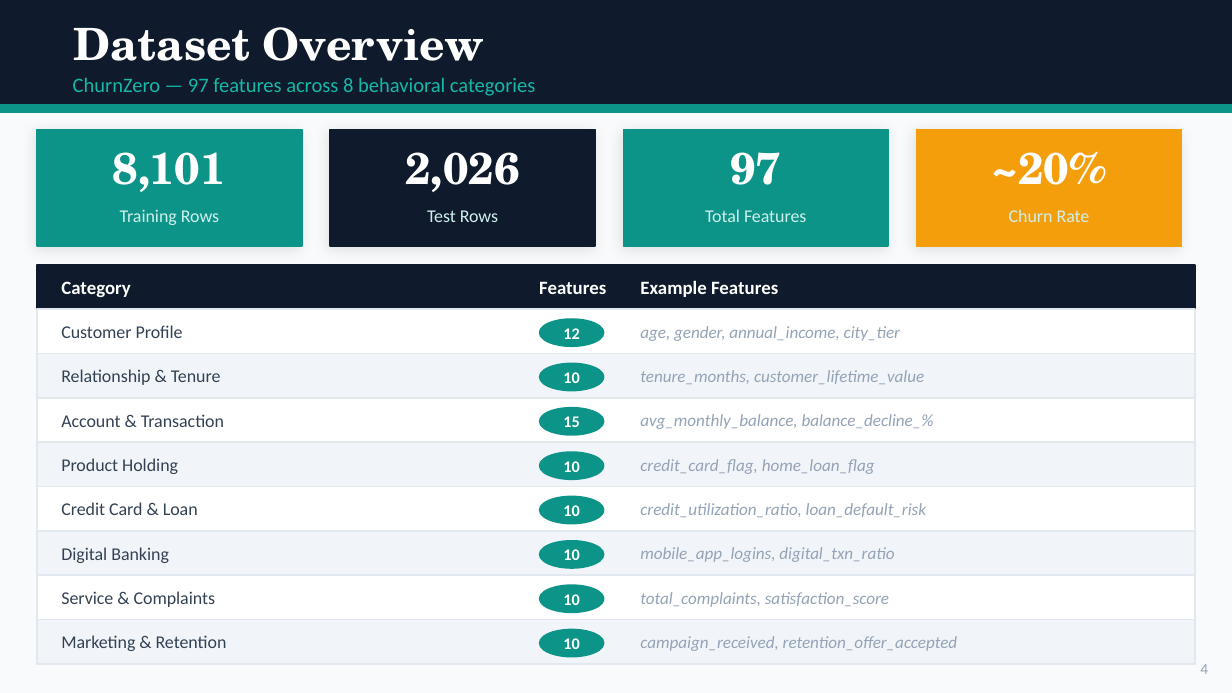
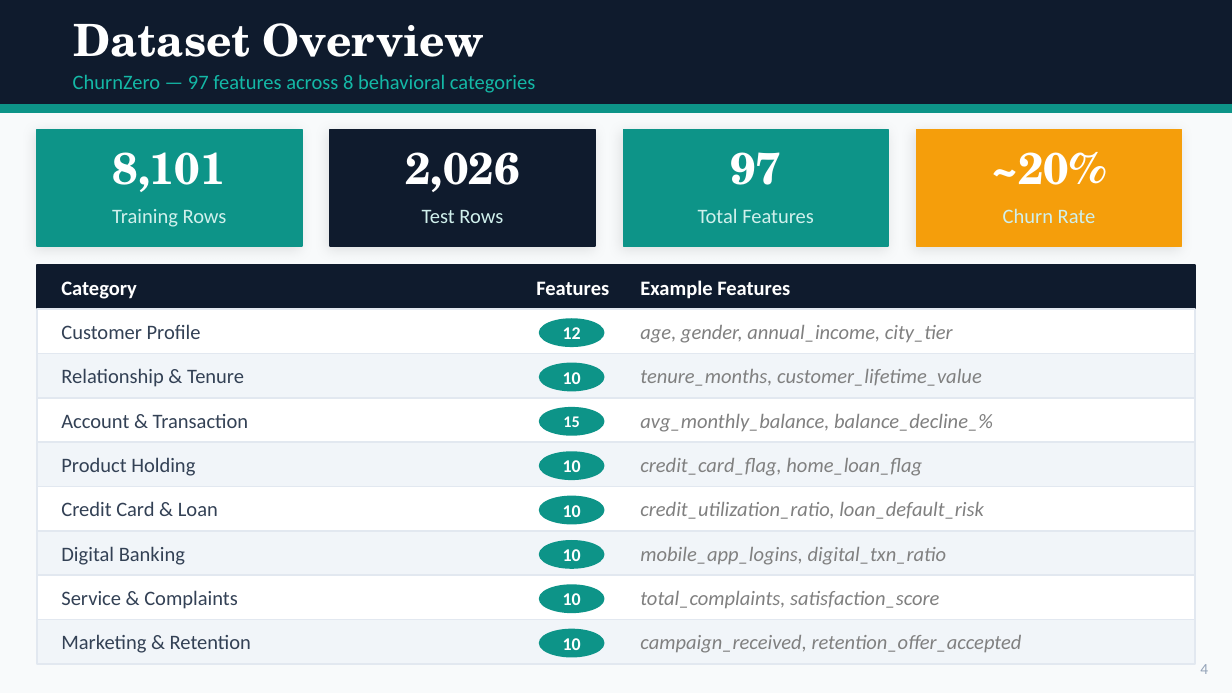
Before and after one commit to Atasii/churnzero26-banking-churn, a slide deck: slide 4 of ChurnZero_atasikolexi05_presentation.pptx. Drawn at 1232x693 pixels with LibreOffice and Linux fonts; fonts in the diff are those of the drawing. Boxes give left, top, right and bottom in pixels: in the first picture for what was removed or moved away, otherwise in the second. Text is boxed around its words. In the diff, an @@ line names an element or a change of style, - is before the commit and + after.

```diff
--- a/ChurnZero_atasikolexi05_presentation.pptx
+++ b/ChurnZero_atasikolexi05_presentation.pptx
@@ text "Dataset Overview": place and size @@
-text "Dataset Overview" at (74, 27, 484, 61)
+text "Dataset Overview" at (74, 23, 484, 57)
@@ size 11 to 12 pt in 3 elements at (61, 281, 137, 299), (536, 281, 609, 295), (640, 280, 790, 299) @@
@@ text "10" at (563, 460, 581, 472): size 9.5 to 10.5 pt @@
@@ text "10" at (563, 593, 581, 605): size 9.5 to 10.5 pt @@
@@ size 10.5 to 12 pt in 12 elements at (112, 209, 227, 227), (422, 210, 503, 223), (698, 208, 814, 223), (1003, 208, 1096, 223), (61, 324, 201, 339), (61, 368, 244, 387), (61, 414, 249, 428), (61, 457, 195, 476), (61, 501, 218, 516), (61, 546, 185, 565), (61, 590, 238, 609), (61, 634, 251, 653) @@
@@ size 10 to 12 pt, text colour #94A3B8 to #808080 in 8 elements at (640, 325, 953, 343), (640, 369, 982, 386), (640, 414, 993, 432), (640, 458, 922, 476), (640, 502, 984, 519), (640, 547, 946, 565), (640, 591, 939, 608), (640, 635, 1022, 653) @@
```
Also in this commit, not shown: 11 other slides changed, 1 other file.
